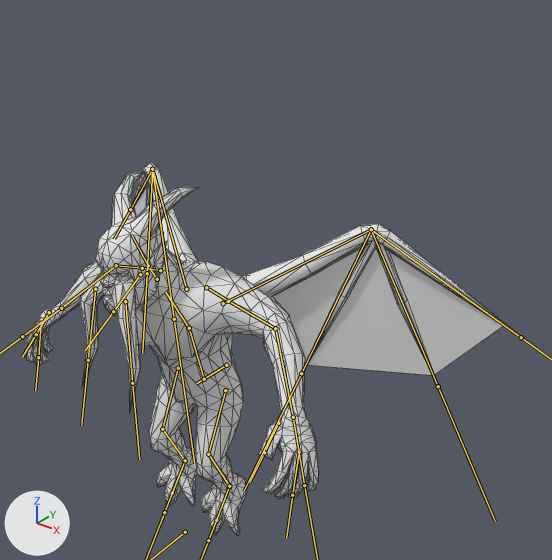
The FBX model Provinence3/Assets/Resources/models/units/demons/demon_flight_01/demon_flight_01.fbx, before and after one commit.
Rendered twice from a camera (50 mm lens) standing at (2.18, -2.0, 2.83) and looking at (0.13, 0.57, 1.24). Arrows for +X, +Y and +Z are at lower left; the lights stay in place. The bones that bend it are drawn over the model as lines. Mesh edges are drawn as thin lines.

Objects in the first picture: 'flying_demon', 'flying_demon_alpha'.
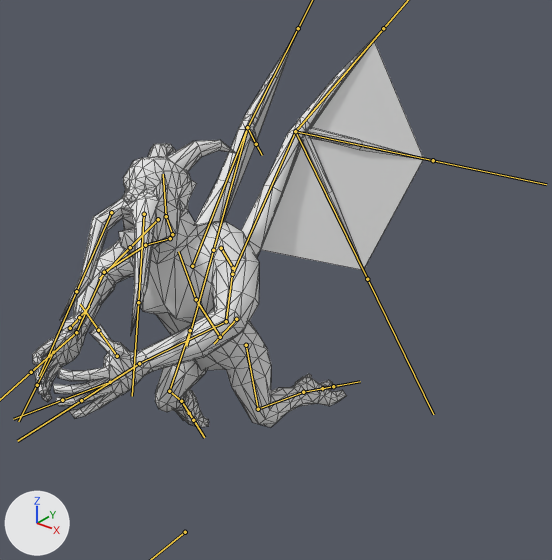
Commit message: demons range attack

The newer file adds an action. The first version stands in its rest pose; the second is drawn at frame 6 of the action 'ranged_attack_01'.

Pixel boxes [x1, y1, x2, y2] of what changed, in the pictures (552 x 560 px):
'flying_demon', posed (20% narrower, 7% taller): before [25, 162, 527, 535]; after [33, 27, 432, 427]
'flying_demon_alpha', posed (45% narrower, 22% taller): before [134, 188, 503, 376]; after [223, 41, 424, 270]
bone 'Root', root to tip: before (226, 365) to (196, 383); after (236, 319) to (214, 343)
bone 'Bone.002', root to tip: before (204, 379) to (189, 328); after (220, 337) to (196, 299)
bone 'Bone.003', root to tip: before (189, 328) to (165, 292); after (196, 299) to (178, 251)
bone 'Bone.005', root to tip: before (148, 265) to (132, 235); after (166, 216) to (163, 174)
bone 'Bone.005_L', root to tip: before (125, 301) to (132, 383); after (144, 214) to (138, 302)
bone 'Bone.005_R', root to tip: before (95, 289) to (88, 360); after (111, 212) to (76, 291)
bone 'Bone.006', root to tip: before (140, 274) to (113, 311); after (158, 219) to (130, 247)
bone 'Bone.003_L', root to tip: before (206, 287) to (228, 301); after (221, 248) to (233, 268)
bone 'Bone.003_L.001', root to tip: before (228, 301) to (275, 328); after (233, 268) to (226, 321)
bone 'Bone.003_L.002', root to tip: before (275, 328) to (293, 417); after (226, 321) to (139, 363)
bone 'Bone.003_L.003', root to tip: before (293, 417) to (297, 444); after (139, 363) to (116, 378)
bone 'Bone.003_L.004', root to tip: before (299, 452) to (292, 495); after (110, 382) to (62, 400)
bone 'Bone.003_L.005', root to tip: before (278, 423) to (264, 452); after (117, 356) to (98, 330)
bone 'Bone.003_R', root to tip: before (160, 270) to (142, 268); after (170, 238) to (145, 245)
bone 'Bone.003_R.001', root to tip: before (142, 268) to (116, 265); after (145, 245) to (104, 272)
bone 'Bone.003_R.002', root to tip: before (116, 265) to (61, 308); after (104, 272) to (76, 332)
bone 'Bone.003_R.003', root to tip: before (61, 308) to (45, 320); after (76, 332) to (58, 348)
bone 'Bone.003_R.004', root to tip: before (41, 323) to (38, 357); after (53, 352) to (37, 385)
bone 'Bone.003_R.005', root to tip: before (49, 312) to (36, 334); after (70, 328) to (79, 317)
bone 'Bone.003_L.006', root to tip: before (223, 303) to (371, 229); after (232, 274) to (295, 131)
bone 'Bone.003_L.007', root to tip: before (371, 229) to (521, 337); after (295, 131) to (383, 28)
bone 'Bone.003_L.008', root to tip: before (371, 229) to (438, 386); after (295, 131) to (433, 160)
bone 'Bone.003_L.009', root to tip: before (371, 229) to (301, 373); after (295, 131) to (367, 279)
bone 'Bone.003_R.006', root to tip: before (186, 289) to (152, 169); after (192, 266) to (247, 127)
bone 'Bone.003_R.007', root to tip: before (152, 169) to (130, 209); after (247, 127) to (298, 28)
bone 'Bone.003_R.008', root to tip: before (152, 169) to (147, 273); after (247, 127) to (256, 144)
bone 'Bone.003_R.009', root to tip: before (152, 169) to (174, 319); after (247, 127) to (213, 250)
bone 'Bone.001_L', root to tip: before (225, 390) to (208, 454); after (246, 345) to (258, 409)
bone 'Bone.001_L.001', root to tip: before (208, 454) to (229, 486); after (258, 409) to (303, 392)
bone 'Bone.001_L.002', root to tip: before (229, 486) to (216, 520); after (303, 392) to (322, 388)
bone 'Bone.001_R', root to tip: before (178, 368) to (162, 429); after (190, 330) to (169, 391)
bone 'Bone.001_R.001', root to tip: before (162, 429) to (185, 460); after (169, 391) to (181, 401)
bone 'Bone.001_R.002', root to tip: before (185, 460) to (172, 493); after (181, 401) to (189, 413)

What the commit changed:
Bone 'Root' (bone_root) moves from (0.0, 0.0, 0.0) to (0.0, -0.13, 0.34).
Bone 'Root' (bone_root) turns from (0, 0, 0) to (-7, 1, 11) degrees about its own x, y and z.
Bone 'Bone.002' (bone_bone_002) turns from (0, 0, 0) to (-10, 0, 0) degrees about its own x, y and z.
Bone 'Bone.003' (bone_bone_003) turns from (0, 0, 0) to (31, -1, -5) degrees about its own x, y and z.
Bone 'Bone.005' (bone_bone_005) turns from (0, 0, 0) to (23, 1, -8) degrees about its own x, y and z.
Bone 'Bone.005_L' (bone_bone_005_l) turns from (0, 0, 0) to (1, -7, 10) degrees about its own x, y and z.
Bone 'Bone.005_R' (bone_bone_005_r) turns from (0, 0, 0) to (-4, 3, 3) degrees about its own x, y and z.
Bone 'Bone.006' (bone_bone_006) turns from (0, 0, 0) to (-19, 0, 0) degrees about its own x, y and z.
Bone 'Bone.003_L' (bone_bone_003_l) turns from (0, 0, 0) to (-20, -7, -21) degrees about its own x, y and z.
Bone 'Bone.003_L.001' (bone_bone_003_l_001) turns from (0, 0, 0) to (-20, -2, -28) degrees about its own x, y and z.
Bone 'Bone.003_L.002' (bone_bone_003_l_002) turns from (0, 0, 0) to (-6, 0, -11) degrees about its own x, y and z.
Bone 'Bone.003_L.003' (bone_bone_003_l_003) turns from (0, 0, 0) to (22, -25, 3) degrees about its own x, y and z.
Bone 'Bone.003_L.004' (bone_bone_003_l_004) turns from (0, 0, 0) to (0, 0, 23) degrees about its own x, y and z.
Bone 'Bone.003_L.005' (bone_bone_003_l_005) moves from (0.0, 0.0, 0.0) to (0.03, 0.07, -0.05).
Bone 'Bone.003_L.005' (bone_bone_003_l_005) turns from (0, 0, 0) to (36, 0, -37) degrees about its own x, y and z.
Bone 'Bone.003_R' (bone_bone_003_r) turns from (0, 0, 0) to (-9, 3, 13) degrees about its own x, y and z.
Bone 'Bone.003_R.001' (bone_bone_003_r_001) turns from (0, 0, 0) to (-10, 1, 16) degrees about its own x, y and z.
Bone 'Bone.003_R.002' (bone_bone_003_r_002) turns from (0, 0, 0) to (-7, 2, 25) degrees about its own x, y and z.
Bone 'Bone.003_R.003' (bone_bone_003_r_003) turns from (0, 0, 0) to (19, 27, -4) degrees about its own x, y and z.
Bone 'Bone.003_R.004' (bone_bone_003_r_004) turns from (0, 0, 0) to (0, 0, -22) degrees about its own x, y and z.
Bone 'Bone.003_R.005' (bone_bone_003_r_005) moves from (0.0, 0.0, 0.0) to (-0.04, 0.05, -0.03).
Bone 'Bone.003_R.005' (bone_bone_003_r_005) turns from (0, 0, 0) to (31, -1, 40) degrees about its own x, y and z.
Bone 'Bone.003_L.006' (bone_bone_003_l_006) turns from (0, 0, 0) to (28, 0, 37) degrees about its own x, y and z.
Bone 'Bone.003_L.007' (bone_bone_003_l_007) turns from (0, 0, 0) to (50, 0, 0) degrees about its own x, y and z.
Bone 'Bone.003_L.008' (bone_bone_003_l_008) turns from (0, 0, 0) to (28, 0, 0) degrees about its own x, y and z.
Bone 'Bone.003_L.009' (bone_bone_003_l_009) turns from (0, 0, 0) to (18, 0, 0) degrees about its own x, y and z.
Bone 'Bone.003_R.006' (bone_bone_003_r_006) turns from (0, 0, 0) to (28, 0, -37) degrees about its own x, y and z.
Bone 'Bone.003_R.007' (bone_bone_003_r_007) turns from (0, 0, 0) to (50, 0, 0) degrees about its own x, y and z.
Bone 'Bone.003_R.008' (bone_bone_003_r_008) turns from (0, 0, 0) to (28, 0, 0) degrees about its own x, y and z.
Bone 'Bone.003_R.009' (bone_bone_003_r_009) turns from (0, 0, 0) to (18, 0, 0) degrees about its own x, y and z.
Bone 'Bone.001_L' (bone_bone_001_l) turns from (0, 0, 0) to (15, 7, 10) degrees about its own x, y and z.
Bone 'Bone.001_L.001' (bone_bone_001_l_001) turns from (0, 0, 0) to (34, 3, -9) degrees about its own x, y and z.
Bone 'Bone.001_L.002' (bone_bone_001_l_002) turns from (0, 0, 0) to (-51, 3, -21) degrees about its own x, y and z.
Bone 'Bone.001_R' (bone_bone_001_r) turns from (0, 0, 0) to (11, -6, 6) degrees about its own x, y and z.
Bone 'Bone.001_R.001' (bone_bone_001_r_001) turns from (0, 0, 0) to (16, -1, 7) degrees about its own x, y and z.
Bone 'Bone.001_R.002' (bone_bone_001_r_002) turns from (0, 0, 0) to (-55, 20, -11) degrees about its own x, y and z.
